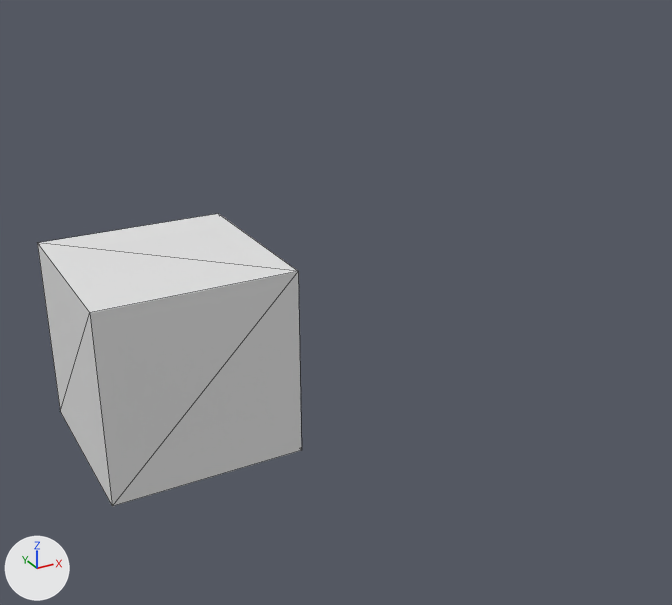
The OBJ model res/cube/model.obj: old version first, new version second.
Before and after are seen from a 50 mm camera at (-2.67, -8.41, 4.29) aimed at (1.52, -0.8, 0.49). Lighting does not change. The marker at lower left points along +X, +Y and +Z. Mesh edges are drawn as thin lines. Where no turn or scale is listed for an object, it has been applied to the vertices.

Script lines for the objects in view, before the commit:
```python
me_cube = bpy.data.meshes.new('Cube')
me_cube.from_pydata(...)  # a box spanning x -1.0..1.0, y -1.0..1.0, z -1.0..1.0
ob_cube = bpy.data.objects.new('Cube', me_cube)
ob_cube.location = (0.0, 0.0, 0.0)
```
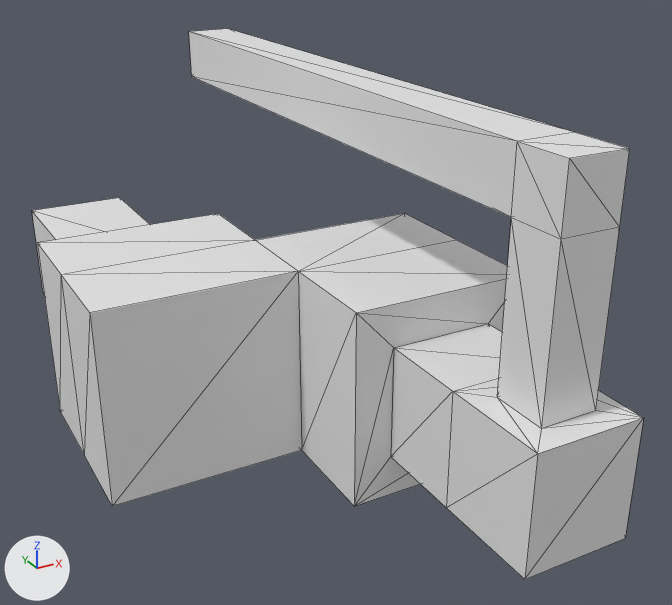
Location of each change, (x1, y1, x2, y2) in pixels of the pictures (672 x 605 px):
'Cube', reshaped (130% wider, 88% taller)
    before: (37, 214, 302, 506)
    after: (32, 29, 644, 579)
part 1 of me_cube, built on
    before: (37, 214, 298, 505)
    after: (32, 29, 644, 579)

The edits, one by one:
me_cube is used by ob_cube; location (0.0, 0.0, 0.0).
me_cube had 8 vertices, 12 faces and spanned x -1.0..1.0, y -1.0..1.0, z -1.0..1.0.
me_cube now has 56 vertices, 108 faces and spans x -1.0..2.83, y -4.06..3.48, z -1.0..2.67.
Part 1, on me_cube:
10 faces are deleted.
34 vertices are added at x -1.0..2.83, y -4.06..3.48, z -1.0..2.67.
8 new vertices lie (0.54, 0.0, 0.0) away from vertices in x 1.65, y -3.81..3.35, z 0.57..2.67.
6 new vertices lie (1.05, 0.0, 0.0) away from vertices in x 1.39, y -4.06..-2.1, z -0.57..0.57.
106 new faces join them.
